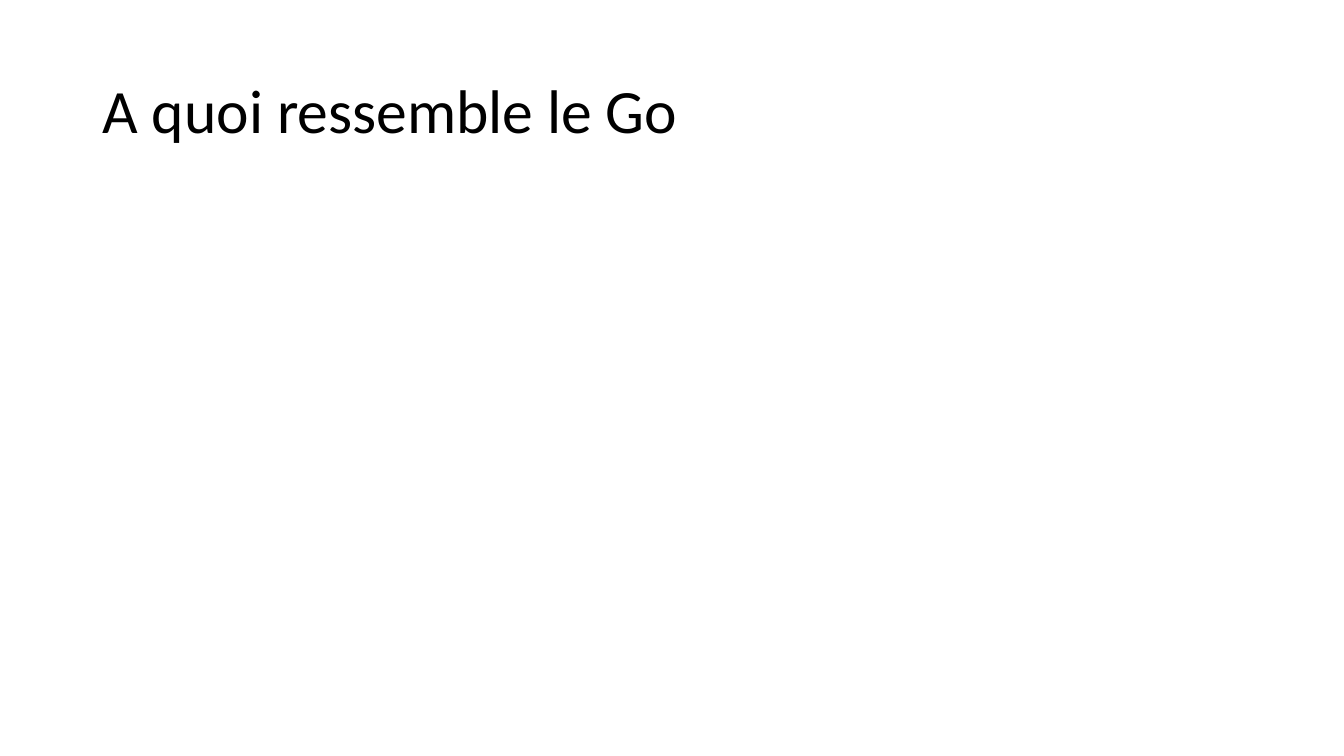
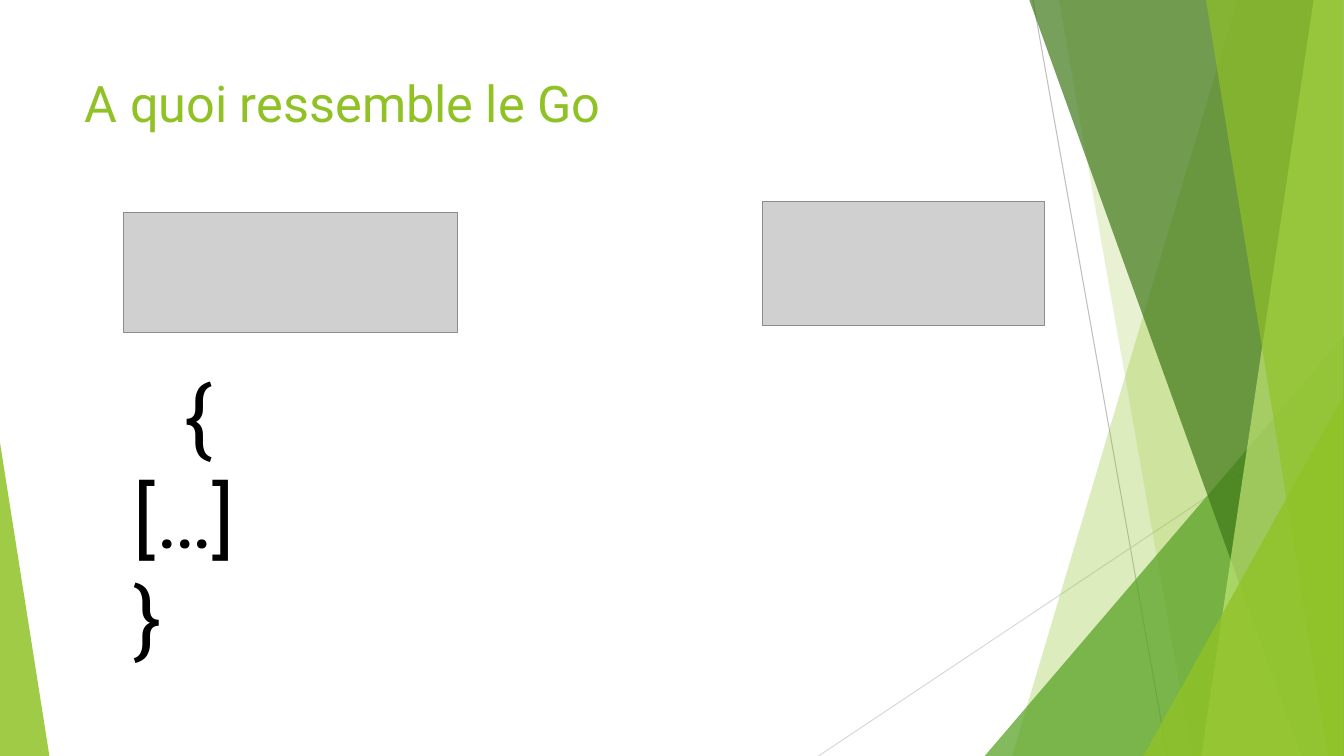
Before and after one commit to worming004/OOPAndGo, a slide deck: slide 3 of PPT/OOPAndGo.pptx (slide 4 before the commit). Drawn at 1344x756 pixels with LibreOffice and Linux fonts; fonts in the diff are those of the drawing; grey boxes stand for pictures. Boxes give left, top, right and bottom in pixels: in the first picture for what was removed or moved away, otherwise in the second. Text is boxed around its words. In the diff, an @@ line names an element or a change of style, - is before the commit and + after.

```diff
--- a/PPT/OOPAndGo.pptx
+++ b/PPT/OOPAndGo.pptx
@@ title "A quoi ressemble le Go": place and size @@
-title "A quoi ressemble le Go" at bbox=[102, 90, 677, 143]
+title "A quoi ressemble le Go" at bbox=[85, 84, 600, 133]
@@ title "A quoi ressemble le Go" at bbox=[85, 84, 600, 133]: size 44 to 36 pt, font Calibri to Roboto, text colour #000000 to #90C226; line spacing 0.9 to 1; vertical alignment middle to top @@
@@ picture added at bbox=[763, 201, 1046, 326] @@
@@ picture added at bbox=[124, 213, 458, 333] @@
@@ text added at bbox=[124, 359, 321, 675], 60 pt, text #000000 @@
+{
+[…]
+}
@@ group added at bbox=[0, 0, 1344, 756]: 5 freeform shapes, 3 triangles, 2 lines @@
```
Also in this commit, not shown: 9 other slides changed, 1 slide added, 2 slides removed.
